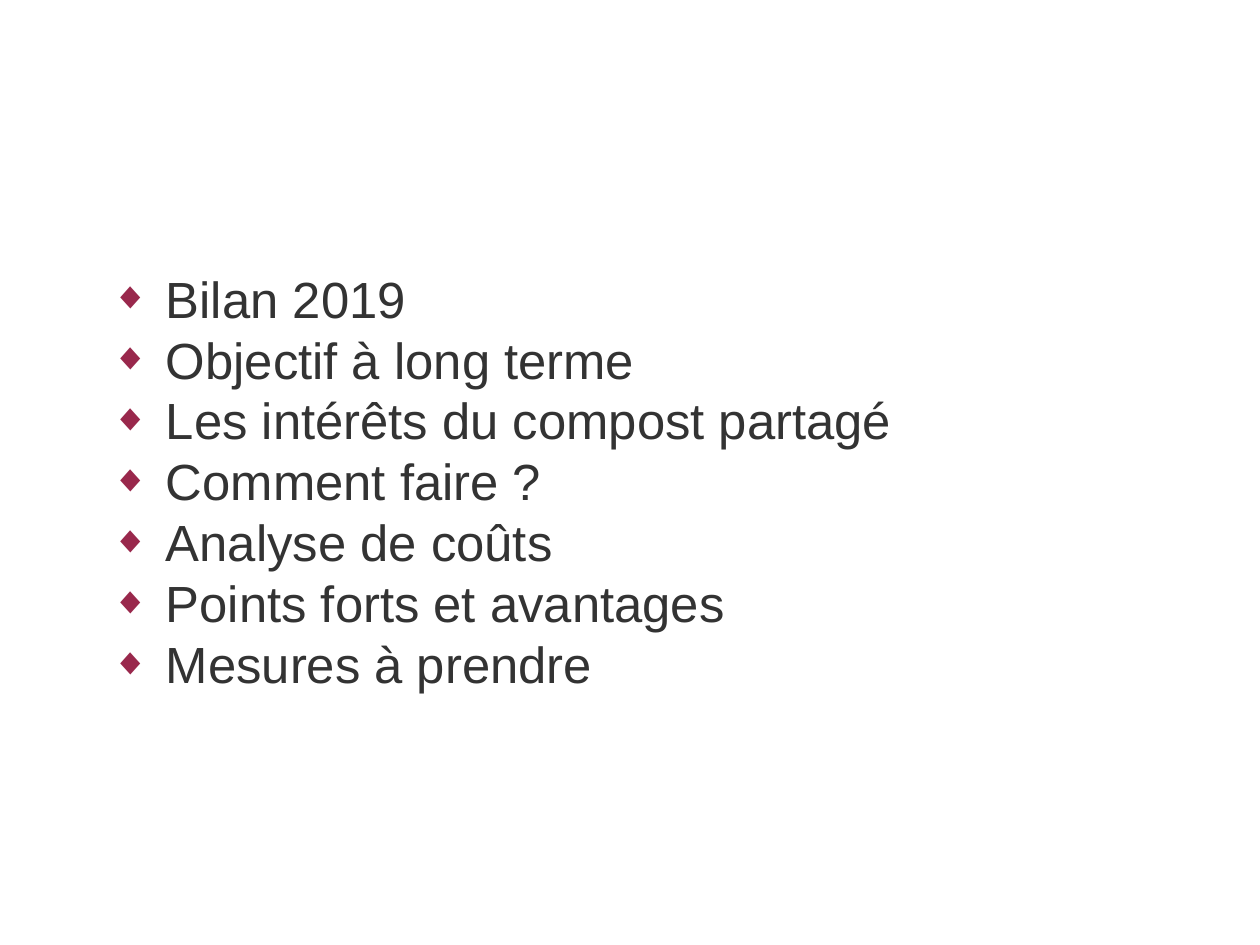
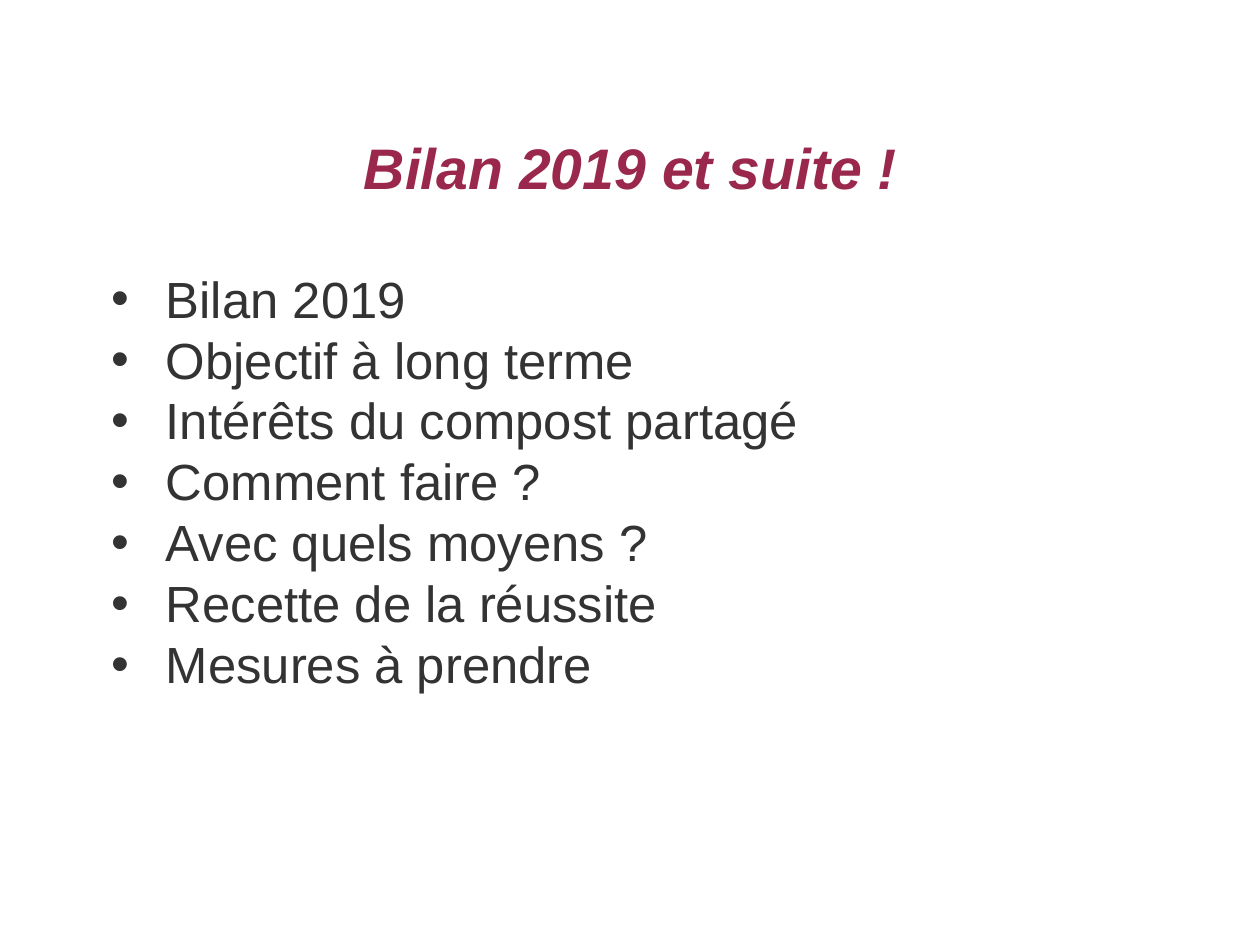
Before and after one commit to vatinvin/jardinciteaubry, a slide deck: slide 2 of assets/documents/2020-02-27 - AG jardin cité aubry - Compost.odp. Drawn at 1260x945 pixels with LibreOffice and Linux fonts; fonts in the diff are those of the drawing; background and template pictures are left out. Boxes give left, top, right and bottom in pixels: in the first picture for what was removed or moved away, otherwise in the second. Text is boxed around its words. In the diff, an @@ line names an element or a change of style, - is before the commit and + after.

```diff
--- a/assets/documents/2020-02-27 - AG jardin cité aubry - Compost.odp
+++ b/assets/documents/2020-02-27 - AG jardin cité aubry - Compost.odp
@@ title added at [364,147,862,190], 36 pt, text #99284C, bold, italic @@
+Bilan 2019 et suite !
@@ text at [166,281,634,694]: bullet ◆ to • @@
@@ text at [166,401,798,450]: text changed @@
-◆ Les intérêts du compost partagé
+• Intérêts du compost partagé
@@ text at [166,524,657,623]: text changed @@
-◆ Analyse de coûts
-◆ Points forts et avantages
+• Avec quels moyens ?
+• Recette de la réussite
```
Also in this commit, not shown: 8 other slides changed, 2 slides added, 1 slide removed.
